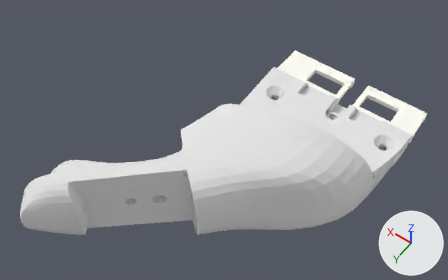
What one commit did to the Blender file BlenderFiles/RightHand/BrunelRightThumb.blend.
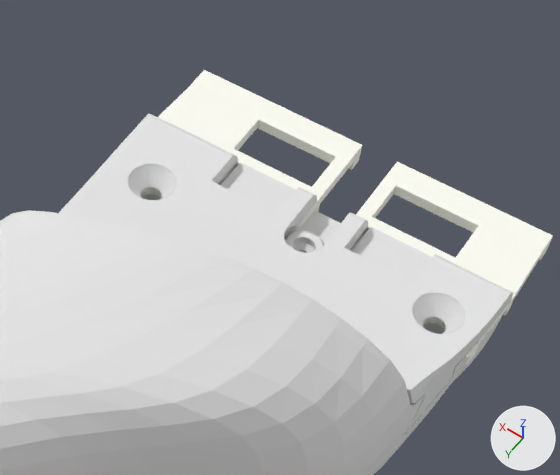
Each version is shown whole from a camera (50 mm lens) standing at (-35.8, 99.6, 116.5) and looking at (15.5, 27.8, 3.8), then close up on the part from 48% to 96% of the width and 8% to 73% of the height. The axes (+X, +Y, +Z) are drawn at lower right. The lights are the same throughout.

Script lines for the objects in view, before the commit:
```python
ob_boolean_thumb_ligament_cover_m2_countersink = bpy.data.objects.new('BOOLEAN Thumb Ligament Cover M2 Countersink', me_cylinder_005)
ob_boolean_thumb_ligament_cover_m2_countersink.location = (-14.88, 6.97, 1.29)
ob_boolean_thumb_ligament_cover_m2_countersink.rotation_euler = (-3.142, 3.142, -0.869)  # degrees (-180, 180, -50)
ob_boolean_thumb_ligament_cover_m2_countersink.scale = (1.1, 1.1, 1.0)
ob_thumb = bpy.data.objects.new('Thumb', me_thumb_007)
ob_thumb.location = (0.0, 0.0, 0.0)
ob_thumb_ligament = bpy.data.objects.new('Thumb ligament ', me_thumb_ligament)
ob_thumb_ligament.location = (0.0, 0.0, 0.0)
ob_thumb_ligament.rotation_euler = (0.0, 0.0, -1.571)  # degrees (0, 0, -90)
# also in view: 'Thumb Ligament Clamp' at (0.8, 13.1, 0.7)
```
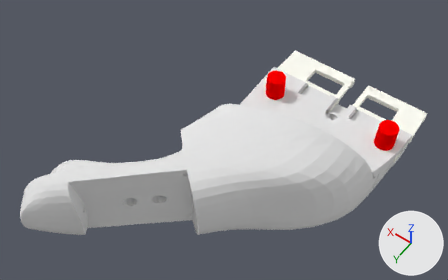
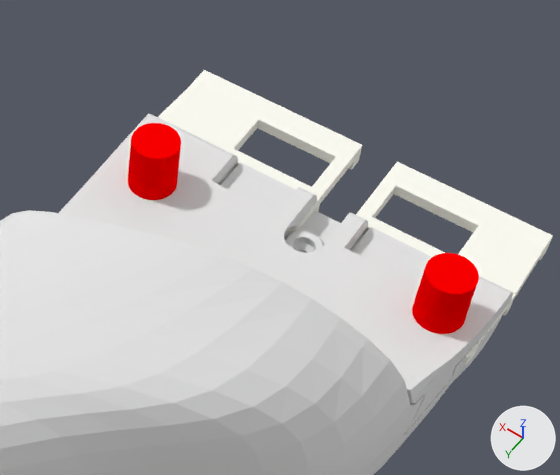
Pixel boxes (x1, y1, x2, y2) of what changed, in the close-ups (560 x 475 px):
'BOOLEAN Thumb Ligament Cover M2 Countersink', shown (red): after (128, 123, 479, 334)

The change in detail:
Object 'BOOLEAN Thumb Ligament Cover M2 Countersink' (ob_boolean_thumb_ligament_cover_m2_countersink) is now shown.
